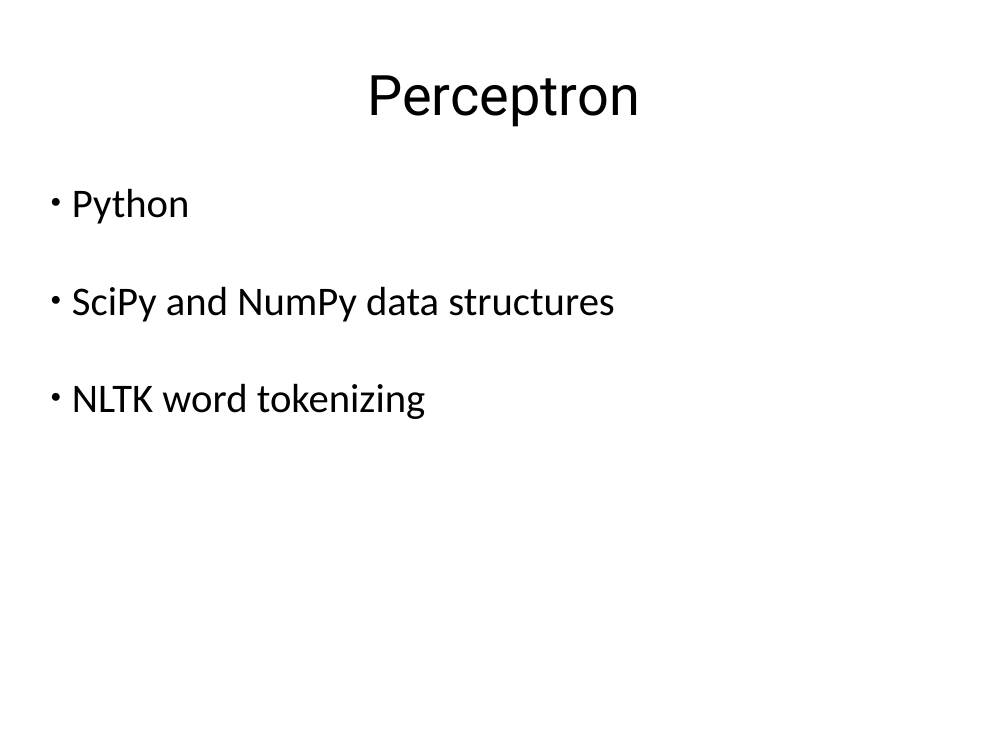
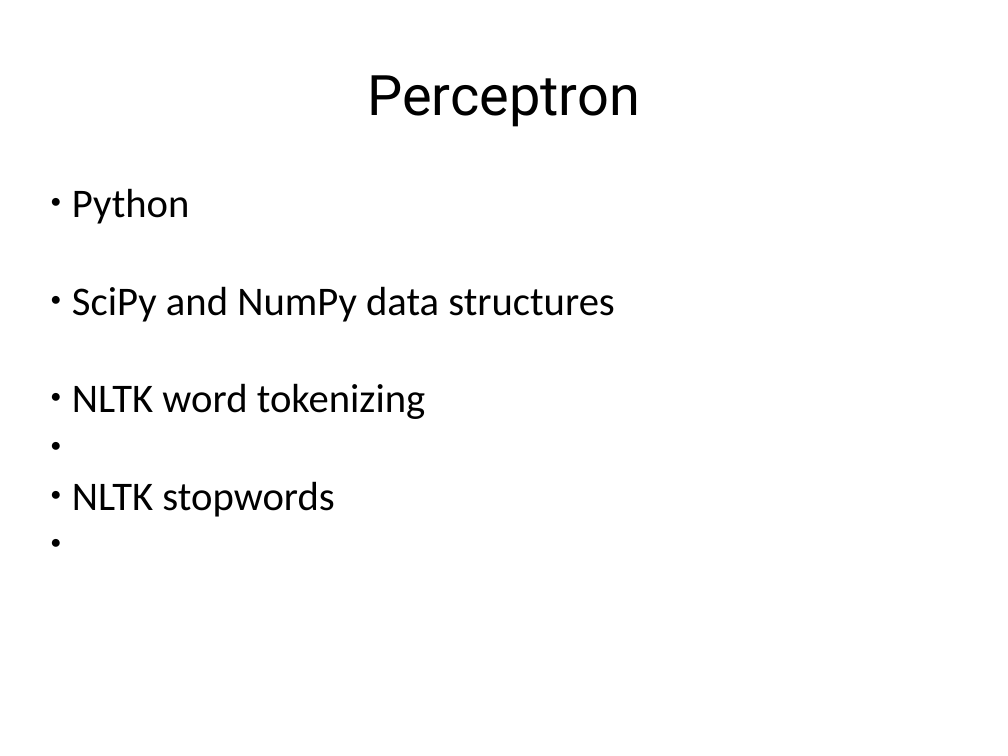
Before and after one commit to erikthiem/PartisanSpeechAnalysis, a slide deck: slide 5 of documents/presentation.odp. Drawn at 1008x756 pixels with LibreOffice and Linux fonts; fonts in the diff are those of the drawing. Boxes give left, top, right and bottom in pixels: in the first picture for what was removed or moved away, otherwise in the second. Text is boxed around its words. In the diff, an @@ line names an element or a change of style, - is before the commit and + after.

```diff
--- a/documents/presentation.odp
+++ b/documents/presentation.odp
@@ text at bbox=[72, 481, 334, 517]: paragraph added @@
+● NLTK stopwords
```
Also in this commit, not shown: 2 other slides changed, 1 slide added, 1 slide removed, 2 other files.
